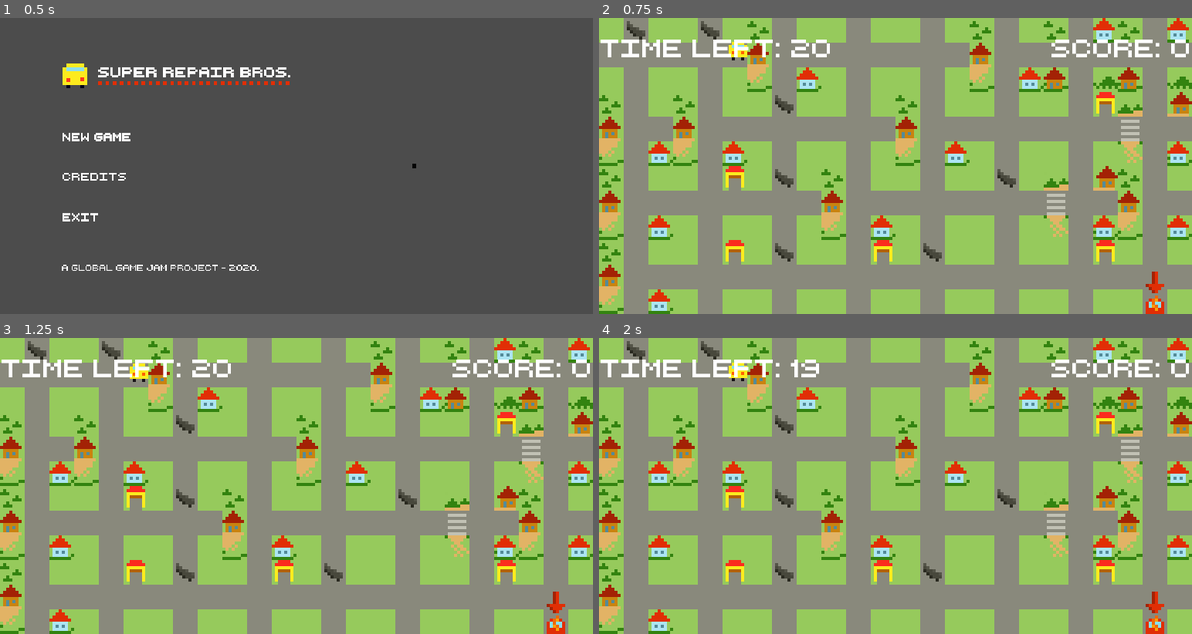
Above: before the commit, frames 1-4 (two rows, left to right).
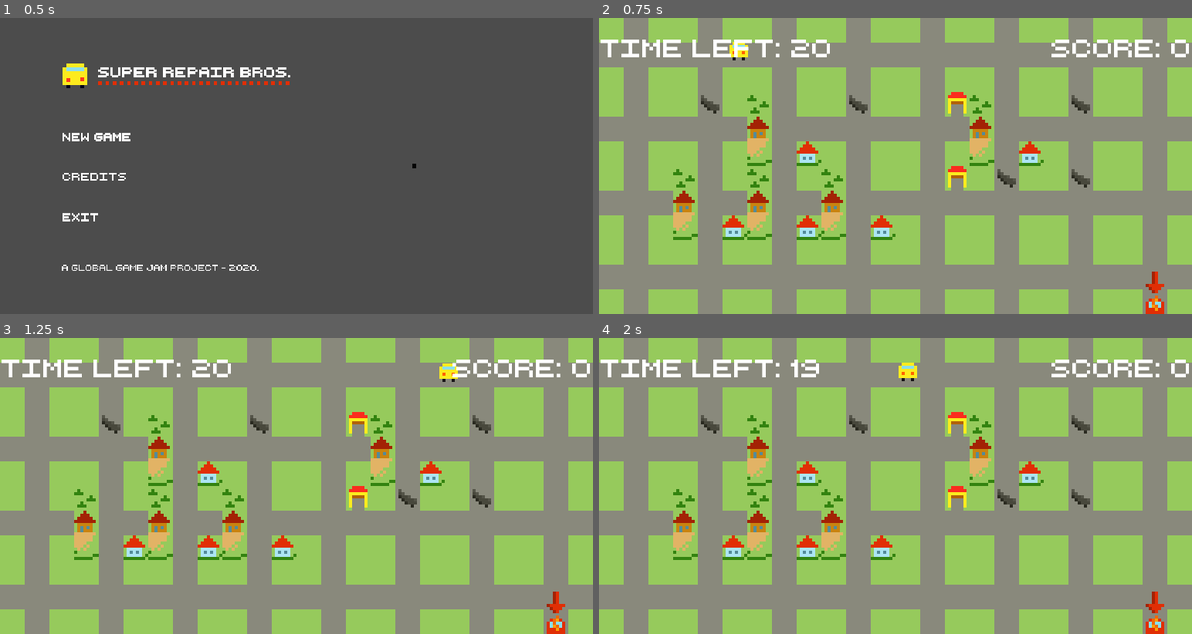
Above: after the commit, the same moments.

Repository: super-repair-bros/super-repair-bros
Game: Godot game, scene res://Scenes/TitleScreen/TitleScreen.tscn
Two runs of this game, one before a commit and one after it. Both use one fixed random seed, a clock stepped at 60 frames per second and the inputs below.
Inputs (mouse positions are in pixels of both pictures, inside the frame that each line leads up to):
- Up to frame 1 (0.5 s): no input
- Up to frame 2 (0.75 s): click (776, 136) at 0.5 s
- Up to frame 3 (1.25 s): no input
- Up to frame 4 (2 s): hold D (right) from 1.28 s (still down)

Frame 1 is identical in both runs. In frame 2, 15% of the frame differs, in the area x 0-100%, y 0-100%; in frame 3, 15%; in frame 4, 15%.

Commit message:
No oneway tiles on border, closes #46

Diff:
--- a/Scenes/level/tiles.gd
+++ b/Scenes/level/tiles.gd
@@ -6,9 +6,18 @@
 
 # Called when the node enters the scene tree for the first time.
 func _ready():
+	# First draw the border
+	for lvlx in range(0, levelwidht):
+		set_cell(lvlx, 0, 0)
+		set_cell(lvlx, levelheight - 1, 0)
+
+	for lvly in range(1, levelheight - 1):
+		set_cell(0, lvly, 0)
+		set_cell(levelwidht - 1, lvly, 0)
+
 	randomize()
-	for lvlx in range(0, levelwidht):
-		for lvly in range(0, levelheight):
+	for lvlx in range(1, levelwidht - 1):
+		for lvly in range(1, levelheight - 1):
 			var percent = randi() % 99 + 1
 			if percent <= 80:
 				# 4 Standard tiles
